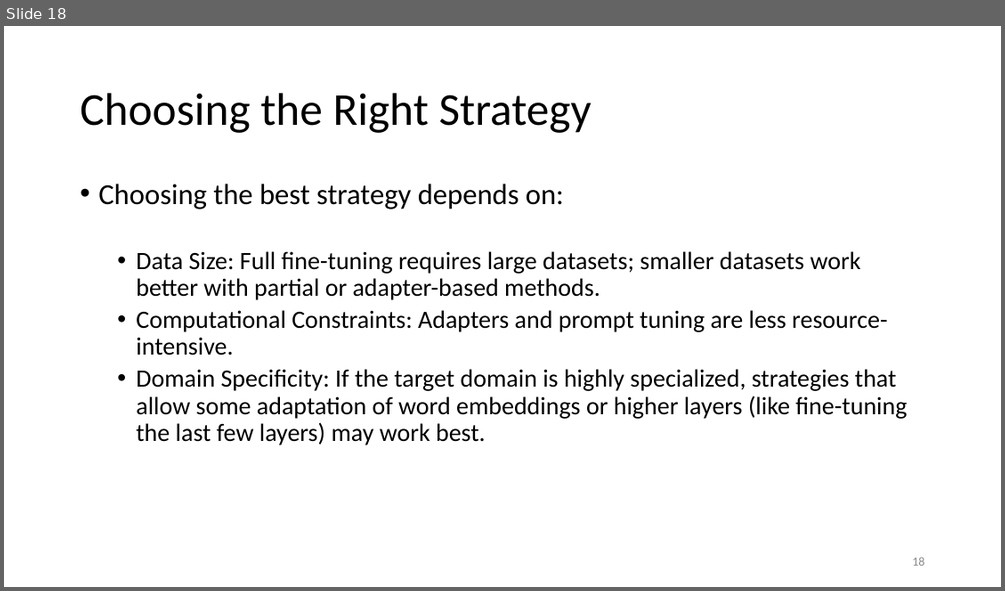
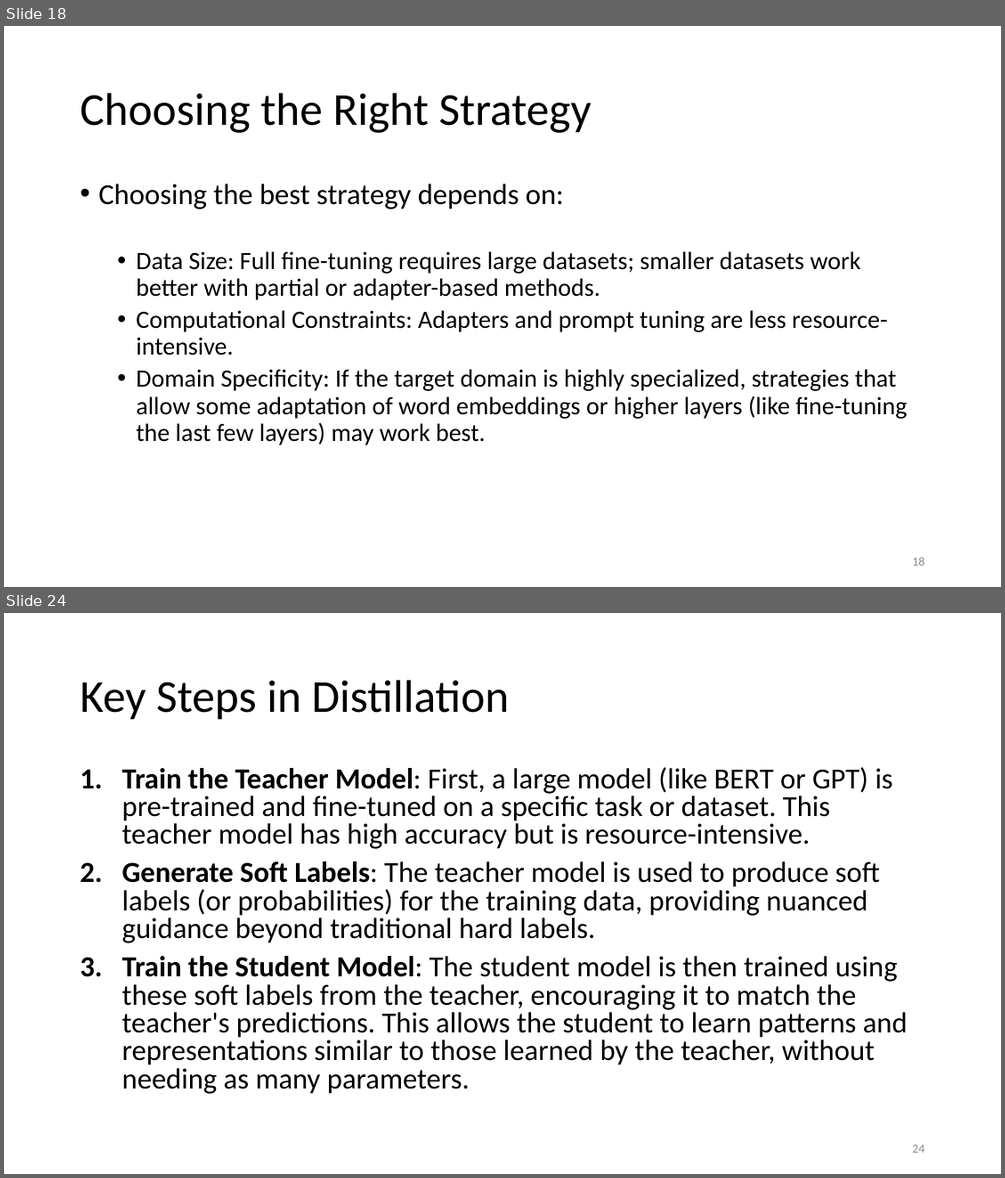
Before and after one commit to motazsaad/NLP-Seminar, a slide deck: slides/LLMs/Transfer learning (finetunning).pptx. Shown one above the other, each under a label of ours: slide 18 before the commit, slides 18 and 24 after it; the slides between them are not shown. The pictures are 1005x591 and 1005x1178 pixels, drawn with LibreOffice and Linux fonts; fonts in the diff are those of the drawing. Boxes give left, top, right and bottom in pixels: in the first picture for what was removed or moved away, otherwise in the second. Text is boxed around its words. In the diff, an @@ line names an element or a change of style, - is before the commit and + after.

Commit message:
add transfer learning materials

```diff
--- a/slides/LLMs/Transfer learning (finetunning).pptx
+++ b/slides/LLMs/Transfer learning (finetunning).pptx
@@ slide 24 added at <box>4,613,1001,1174</box>, background #FFFFFF @@
@@ title added at <box>80,680,510,720</box>, 44 pt, text #000000 @@
+Key Steps in Distillation
@@ text added at <box>122,767,907,1094</box>, 28 pt, text #000000 @@
+1. Train the Teacher Model: First, a large model (like BERT or GPT) is pre-trained and fine-tuned on a specific task or dataset. This teacher model has high accuracy but is resource-intensive.
+2. Generate Soft Labels: The teacher model is used to produce soft labels (or probabilities) for the training data, providing nuanced guidance beyond traditional hard labels.
+3. Train the Student Model: The student model is then trained using these soft labels from the teacher, encouraging it to match the teacher's predictions. This allows the student to learn patterns and representations similar to those learned by the teacher, without needing as many parameters.
@@ page number added at <box>912,1144,924,1152</box>, 12 pt, text #8C8C8C @@
+24
```
Also in this commit, not shown: 7 slides changed, 22 other slides added, 2 slides removed, 5 other files.
